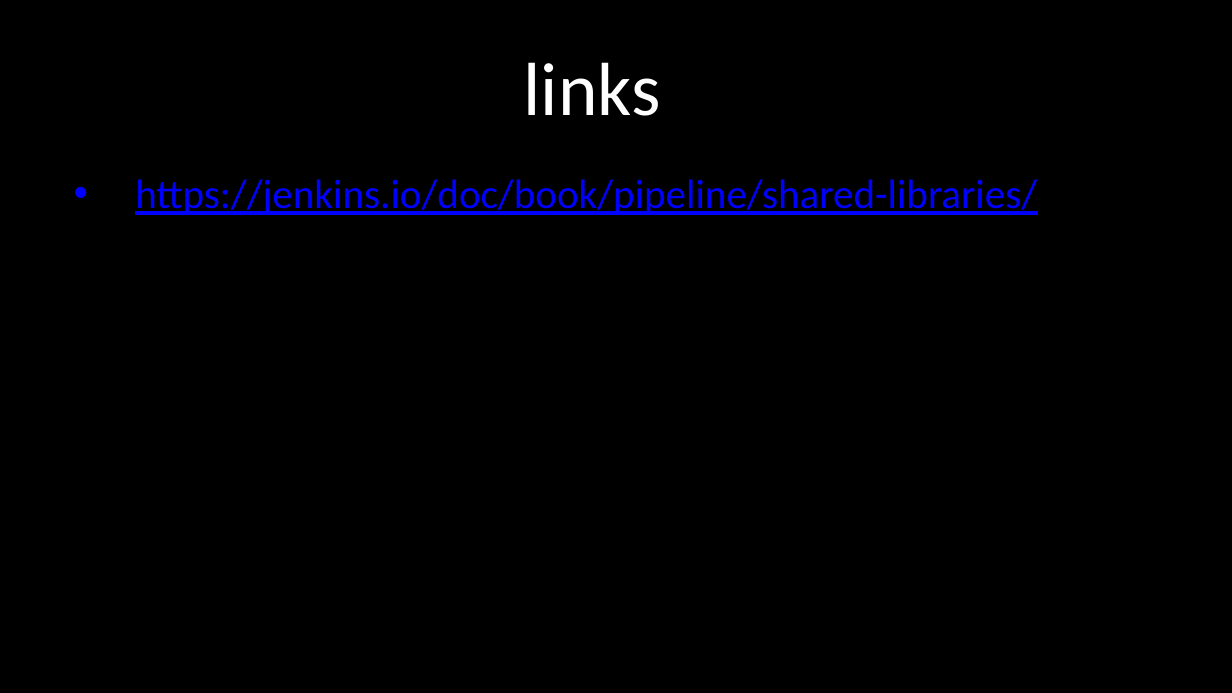
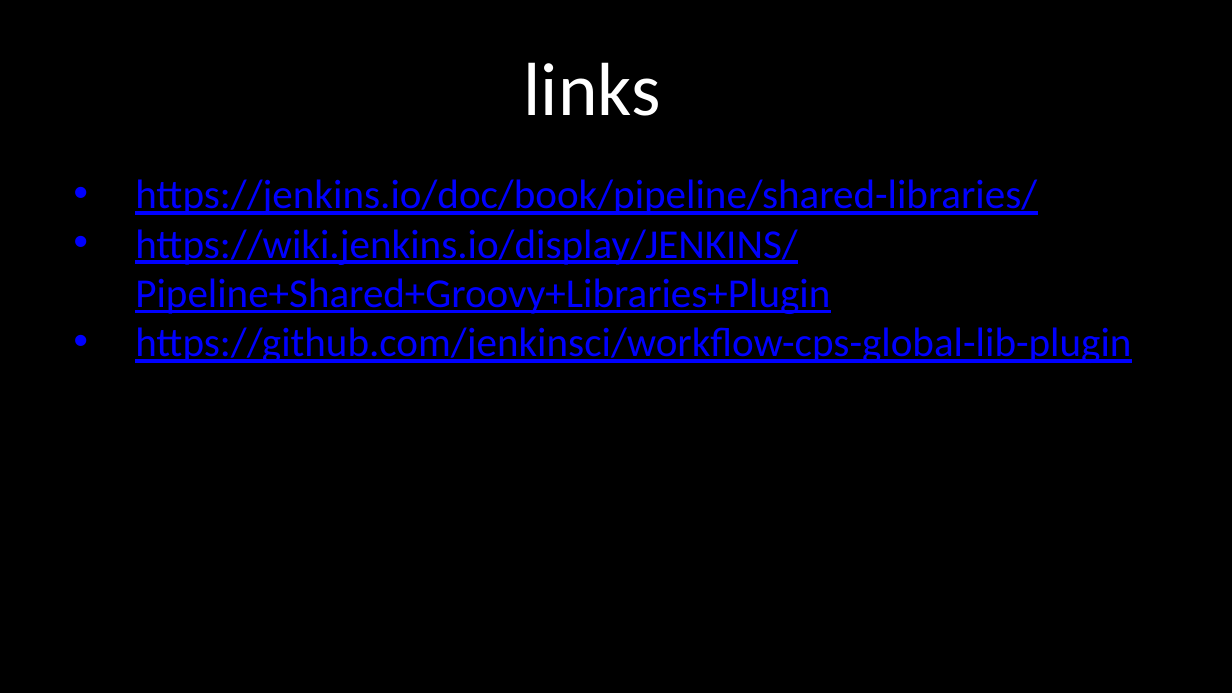
Before and after one commit to AnimalLogic/jenkins_pipeline, a slide deck: slide 20 of SharedPipelinePresentation.pptx (slide 17 before the commit). Drawn at 1232x693 pixels with LibreOffice and Linux fonts; fonts in the diff are those of the drawing. Boxes give left, top, right and bottom in pixels: in the first picture for what was removed or moved away, otherwise in the second. Text is boxed around its words. In the diff, an @@ line names an element or a change of style, - is before the commit and + after.

```diff
--- a/SharedPipelinePresentation.pptx
+++ b/SharedPipelinePresentation.pptx
@@ text at (x1=135, y1=229, x2=1131, y2=363): paragraphs added @@
+• https://wiki.jenkins.io/display/JENKINS/Pipeline+Shared+Groovy+Libraries+Plugin
+• https://github.com/jenkinsci/workflow-cps-global-lib-plugin
```
Also in this commit, not shown: 3 other slides changed, 3 slides added.
